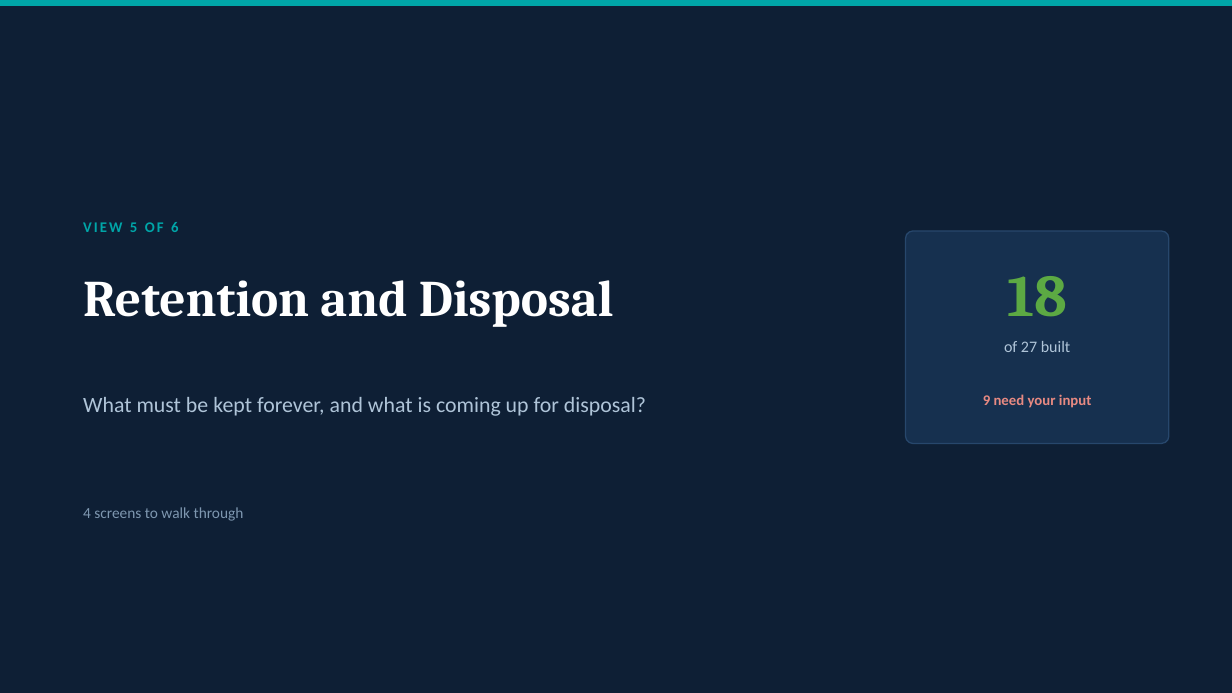
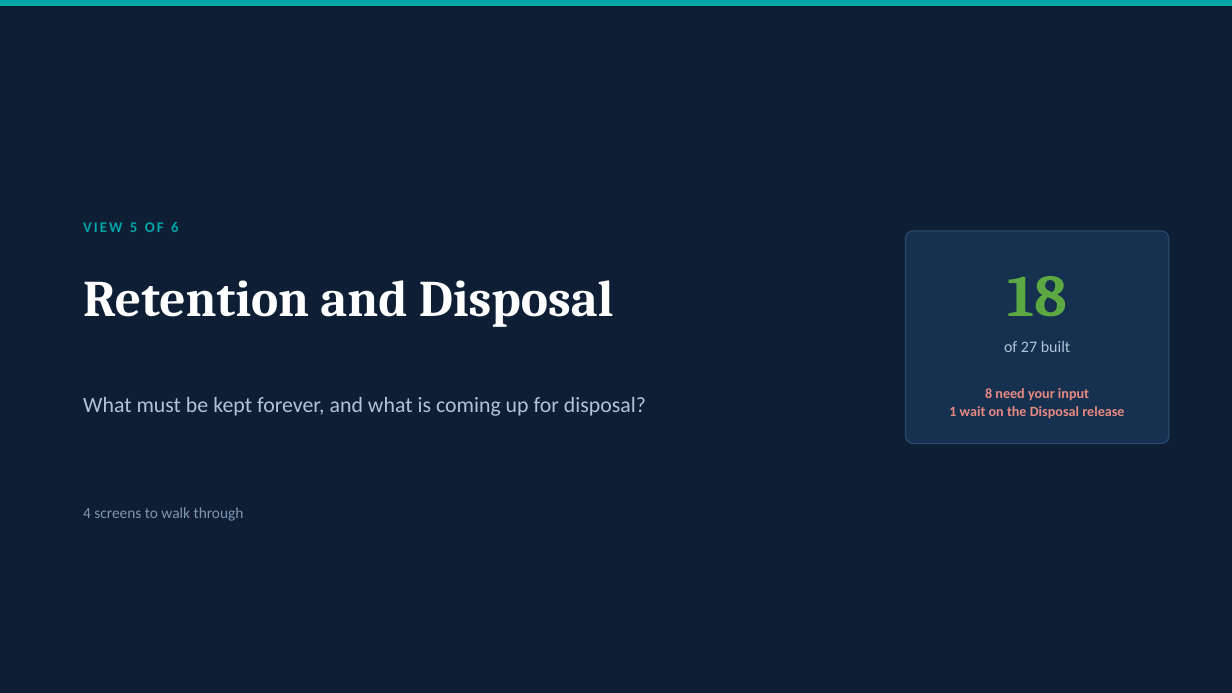
Before and after one commit to perezfiles01-droid/Jim, a slide deck: slide 42 of EDRMS_Client_Workshop_2026-08-22.pptx (slide 41 before the commit). Drawn at 1232x693 pixels with LibreOffice and Linux fonts; fonts in the diff are those of the drawing. Boxes give left, top, right and bottom in pixels: in the first picture for what was removed or moved away, otherwise in the second. Text is boxed around its words. In the diff, an @@ line names an element or a change of style, - is before the commit and + after.

```diff
--- a/EDRMS_Client_Workshop_2026-08-22.pptx
+++ b/EDRMS_Client_Workshop_2026-08-22.pptx
@@ text at [949,388,1124,419]: text changed; size 11.5 to 11 pt @@
-9 need your input
+8 need your input
+1 wait on the Disposal release
```
Also in this commit, not shown: 16 other slides changed, 4 slides added, 2 other files.
